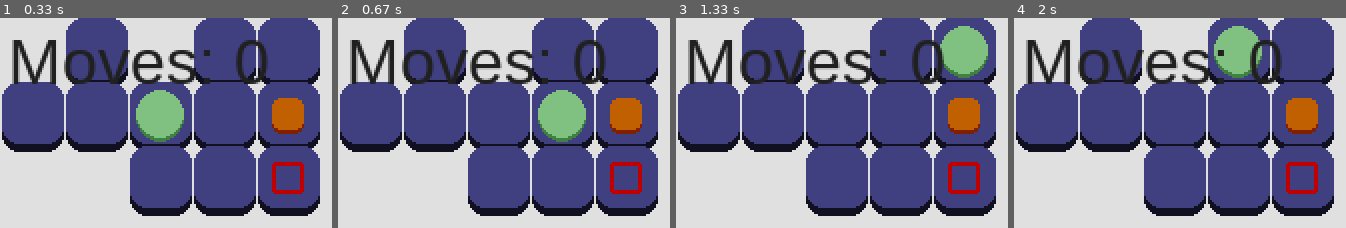
Above: before the commit, frames 1-4 (left to right).
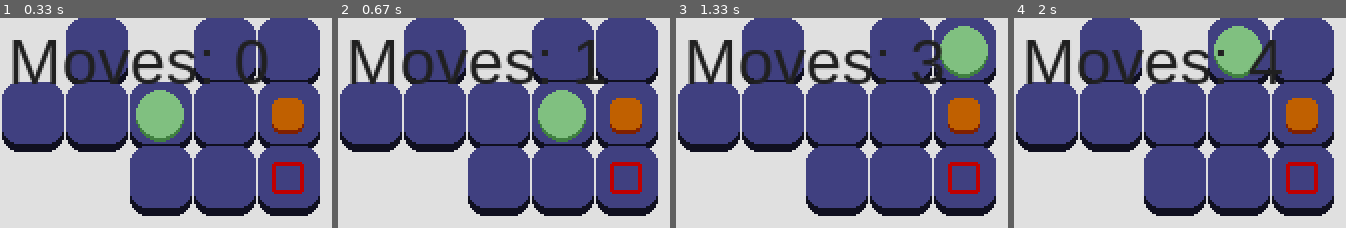
Above: after the commit, the same moments.

Repository: JasonNumberThirteen/pygameSokoban
Game: pygame game, started from sokoban.py
Same seed, same stepped clock (60 frames per second), same inputs: the game is played once before the commit and once after it.
Inputs:
- Up to frame 1 (0.33 s): no input
- Up to frame 2 (0.67 s): hold D from 0.33 s (still down)
- Up to frame 3 (1.33 s): release D at 0.8 s; hold W 0.83-1.13 s; hold D from 1.17 s (still down)
- Up to frame 4 (2 s): release D at 1.63 s; hold A from 1.67 s (still down)

Frame 1 is identical in both runs. In frame 2, 1.0% of the frame differs, in the area x 71-81%, y 10-32%; in frame 3, 0.6%; in frame 4, 1.1%, in the area x 70-81%, y 10-32%.

Commit message:
Add updating of the moves counter

Diff:
--- a/game.py
+++ b/game.py
@@ -11,7 +11,7 @@
 		self.canvas = pygame.display.set_mode((width, height))
 		self.is_running = True
 		self.level = level.Level("level1.csv")
-		self.ui = game_ui.GameUI(self.level.player.moves)
+		self.ui = game_ui.GameUI(self.level.player)
 
 		self.loop()
 		pygame.quit()
@@ -28,7 +28,7 @@
 			if event.type == pygame.QUIT:
 				self.is_running = False
 
-			self.level.player.detect_input(event, self.level)
+			self.level.player.detect_input(event, self.level, self.ui)
 
 	def update(self):
 		pass
--- a/game_ui.py
+++ b/game_ui.py
@@ -1,8 +1,11 @@
 import text
 
 class GameUI(object):
-	def __init__(self, moves):
-		self.moves_counter = text.Text("Moves: " + str(moves), 4, 4, (32, 32, 32))
+	def __init__(self, player):
+		self.moves_counter = text.Text("Moves: " + str(player.moves), 4, 4, (32, 32, 32))
 
 	def draw(self, surface):
 		self.moves_counter.draw(surface)
+
+	def update_moves_counter(self, moves):
+		self.moves_counter.set_text("Moves: " + str(moves))
--- a/player.py
+++ b/player.py
@@ -7,20 +7,28 @@
 		self.y = y
 		self.moves = 0
 
-	def detect_input(self, event, level):
+	def detect_input(self, event, level, ui):
 		if event.type == pygame.KEYDOWN:
 			if self.can_move_up(event, level):
 				self.y -= 1
 				self.moves += 1
+
+				ui.update_moves_counter(self.moves)
 			elif self.can_move_down(event, level):
 				self.y += 1
 				self.moves += 1
+
+				ui.update_moves_counter(self.moves)
 			elif self.can_move_left(event, level):
 				self.x -= 1
 				self.moves += 1
+
+				ui.update_moves_counter(self.moves)
 			elif self.can_move_right(event, level):
 				self.x += 1
 				self.moves += 1
+
+				ui.update_moves_counter(self.moves)
 
 	def can_move_up(self, event, level):
 		return self.can_move_to(level, 0, -1) and self.pressed_key(event, "w")
